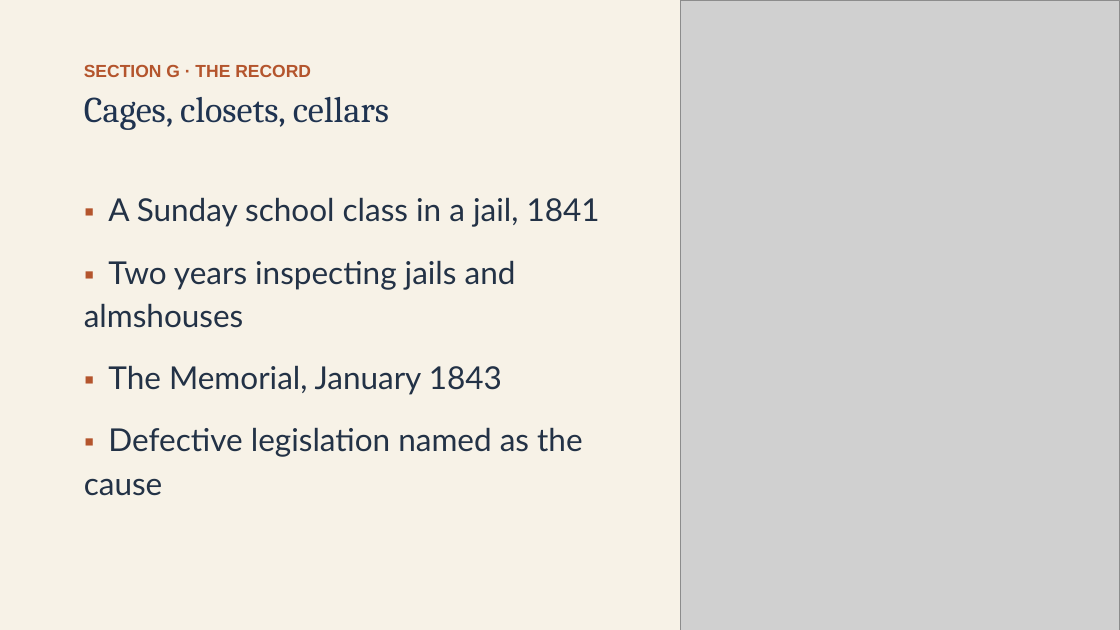
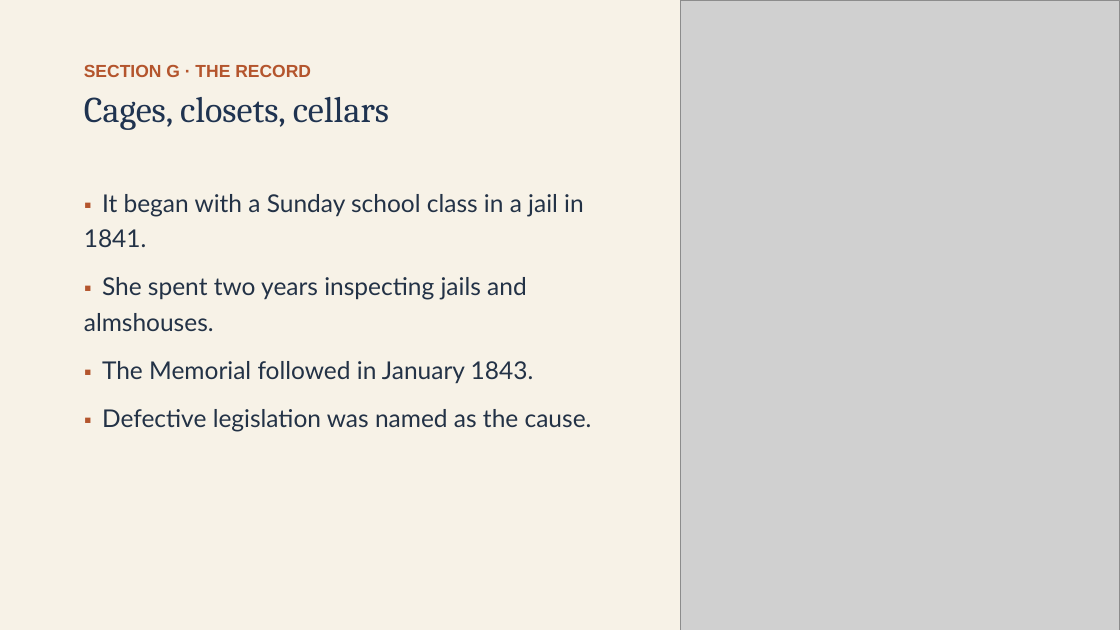
Before and after one commit to ab17gthb/humanities-curriculum-group, a slide deck: slide 22 of jackson-reform/lesson-06/lesson-06-slides.pptx. Drawn at 1120x630 pixels with LibreOffice and Linux fonts; fonts in the diff are those of the drawing; grey boxes stand for pictures. Boxes give left, top, right and bottom in pixels: in the first picture for what was removed or moved away, otherwise in the second. Text is boxed around its words. In the diff, an @@ line names an element or a change of style, - is before the commit and + after.

```diff
--- a/jackson-reform/lesson-06/lesson-06-slides.pptx
+++ b/jackson-reform/lesson-06/lesson-06-slides.pptx
@@ text at [84,194,592,432]: text changed; size 27 to 21 pt @@
-▪ A Sunday school class in a jail, 1841
-▪ Two years inspecting jails and almshouses
-▪ The Memorial, January 1843
-▪ Defective legislation named as the cause
+▪ It began with a Sunday school class in a jail in 1841.
+▪ She spent two years inspecting jails and almshouses.
+▪ The Memorial followed in January 1843.
+▪ Defective legislation was named as the cause.
```
Also in this commit, not shown: 12 other slides changed, 6 other files.
